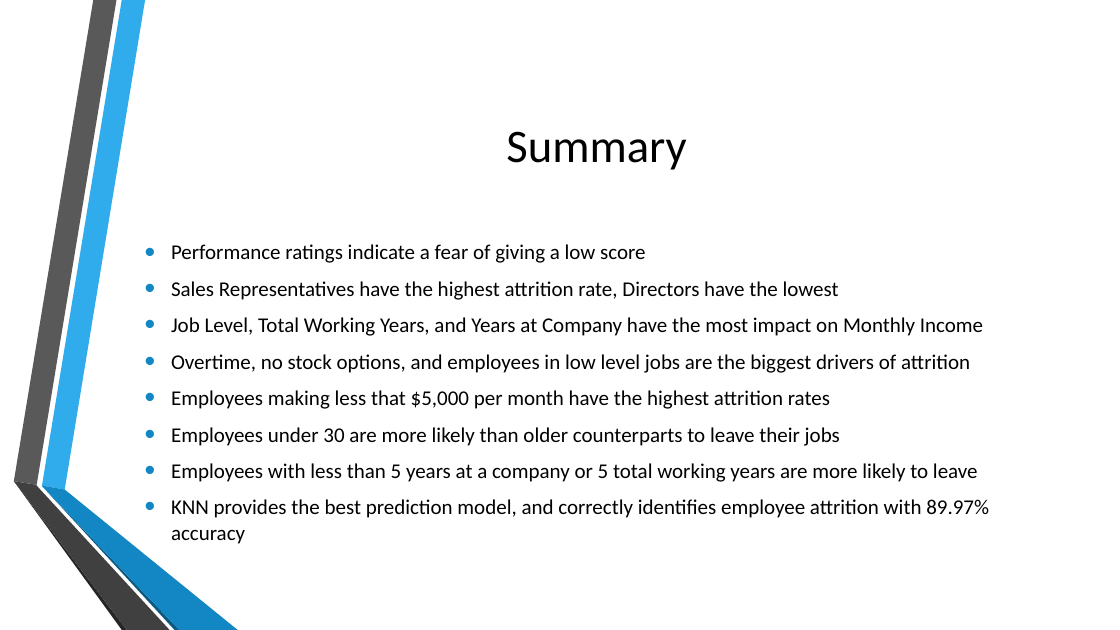
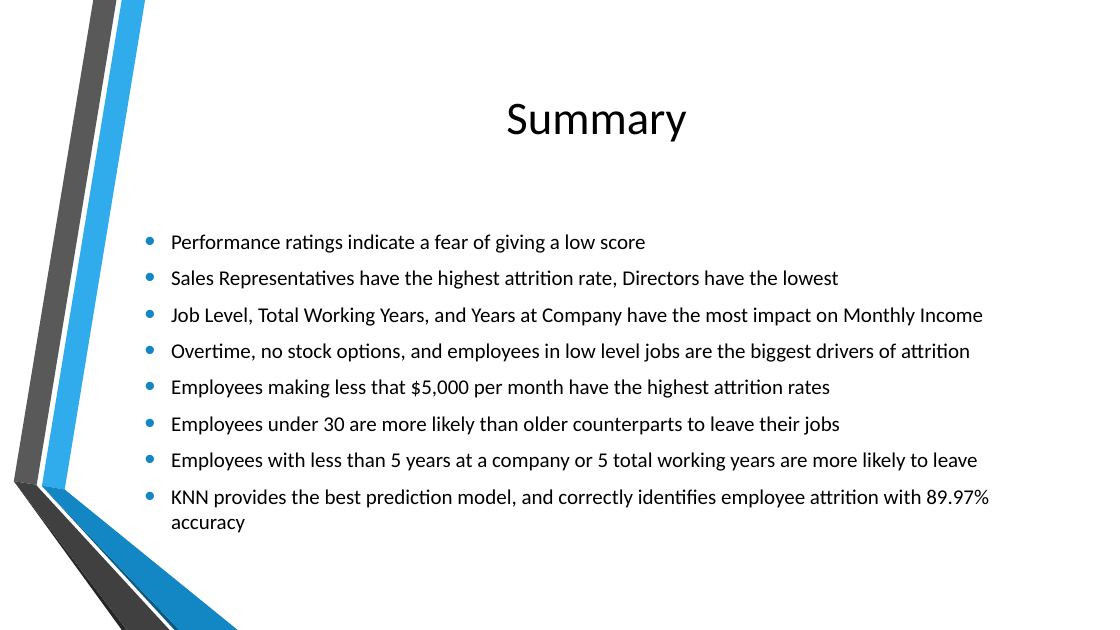
Before and after one commit to DustinBracy/CaseStudy2DDS, a slide deck: slide 18 of EDA.pptx. Drawn at 1120x630 pixels with LibreOffice and Linux fonts; fonts in the diff are those of the drawing; background and template pictures are left out. Boxes give left, top, right and bottom in pixels: in the first picture for what was removed or moved away, otherwise in the second. Text is boxed around its words. In the diff, an @@ line names an element or a change of style, - is before the commit and + after.

```diff
--- a/EDA.pptx
+++ b/EDA.pptx
@@ title "Summary": place and size @@
-title "Summary" at bbox=[506, 131, 686, 170]
+title "Summary" at bbox=[506, 103, 686, 142]
@@ text "Performance ratings indicate a fear ...": place and size @@
-text "Performance ratings indicate a fear ..." at bbox=[171, 244, 989, 544]
+text "Performance ratings indicate a fear ..." at bbox=[171, 234, 989, 533]
```
Also in this commit, not shown: 6 other slides changed.
